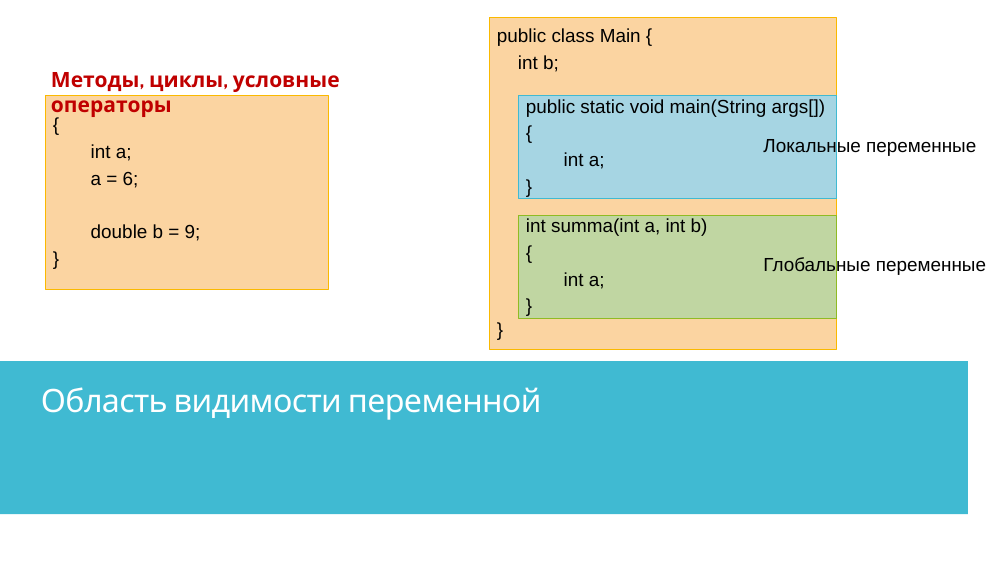
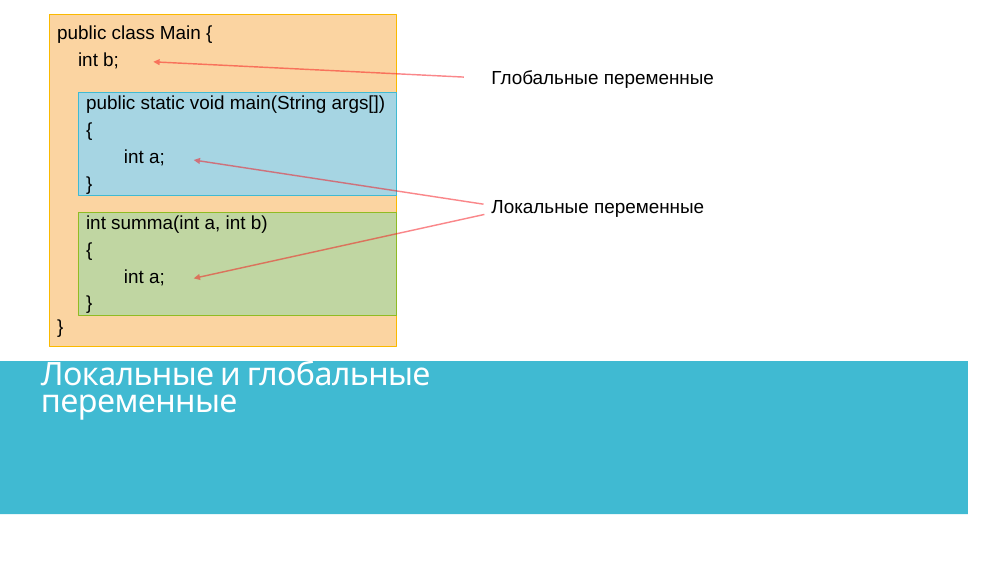
Before and after one commit to IriEfremova/LessonsCube, a slide deck: slide 13 of Samsung/Lesson8/ArraysPracticum.pptx (slide 12 before the commit). Drawn at 1008x567 pixels with LibreOffice and Linux fonts; fonts in the diff are those of the drawing. Boxes give left, top, right and bottom in pixels: in the first picture for what was removed or moved away, otherwise in the second. Text is boxed around its words. In the diff, an @@ line names an element or a change of style, - is before the commit and + after.

```diff
--- a/Samsung/Lesson8/ArraysPracticum.pptx
+++ b/Samsung/Lesson8/ArraysPracticum.pptx
@@ text removed at <box>51,72,340,119</box> @@
-Методы, циклы, условные операторы
@@ arrow added from (464, 77) to (154, 62), #F61217 1.35 pt @@
@@ text "Глобальные переменные": place and size @@
-text "Глобальные переменные" at <box>763,257,986,276</box>
+text "Глобальные переменные" at <box>491,70,714,88</box>
@@ rectangle removed at <box>45,95,328,289</box> @@
-{
-int a;
-a = 6;
-double b = 9;
-}
@@ arrow added from (484, 204) to (194, 160), #F61217 1.35 pt @@
@@ text "Локальные переменные": place and size @@
-text "Локальные переменные" at <box>763,137,976,156</box>
+text "Локальные переменные" at <box>491,200,704,217</box>
@@ 3 rectangles: place and size @@
-3 rectangles at <box>490,17,836,349</box>
+3 rectangles at <box>50,14,396,346</box>
@@ arrow added from (485, 215) to (194, 278), #F61217 1.35 pt @@
@@ text at <box>41,355,431,420</box>: text changed @@
-Область видимости переменной
+Локальные и глобальные переменные
```
Also in this commit, not shown: 4 other slides changed, 2 slides added, 31 other files.
